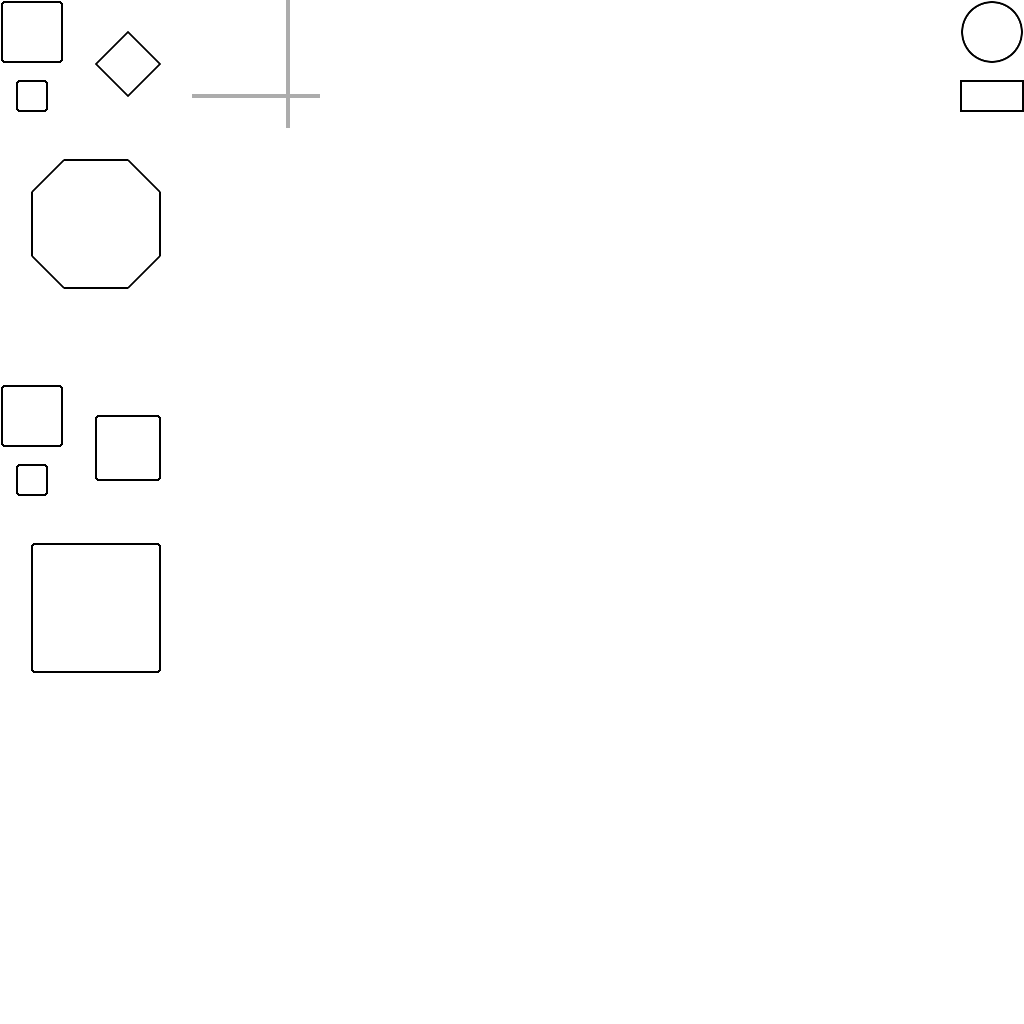
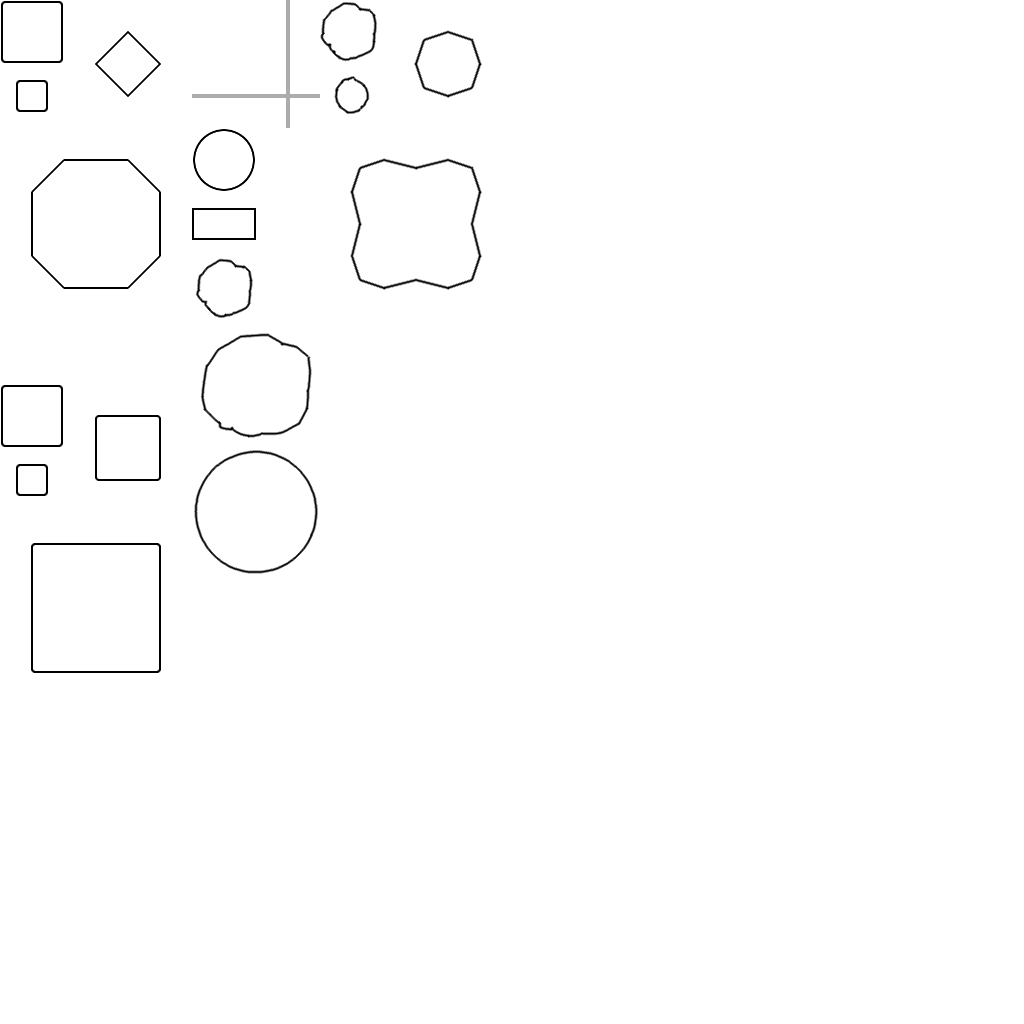
The second w=1024, h=1024 image is a revision of the first. Changes to its layers:
painted on "low copy" over [1,1,1024,673]
